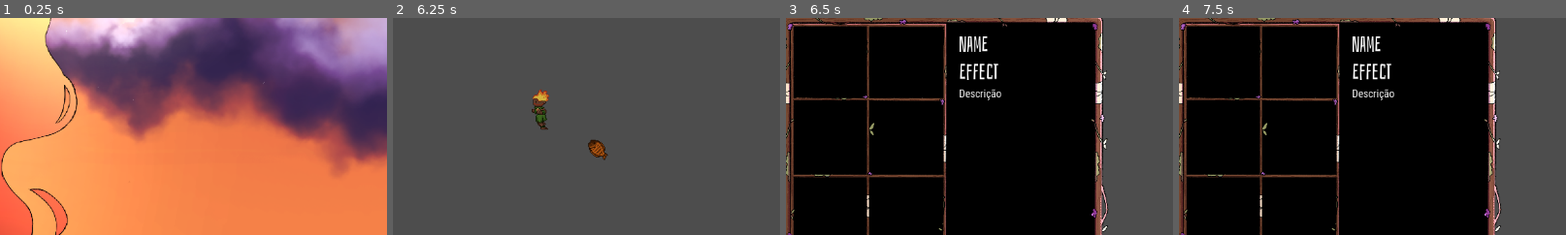
Above: before the commit, frames 1-4 (left to right).
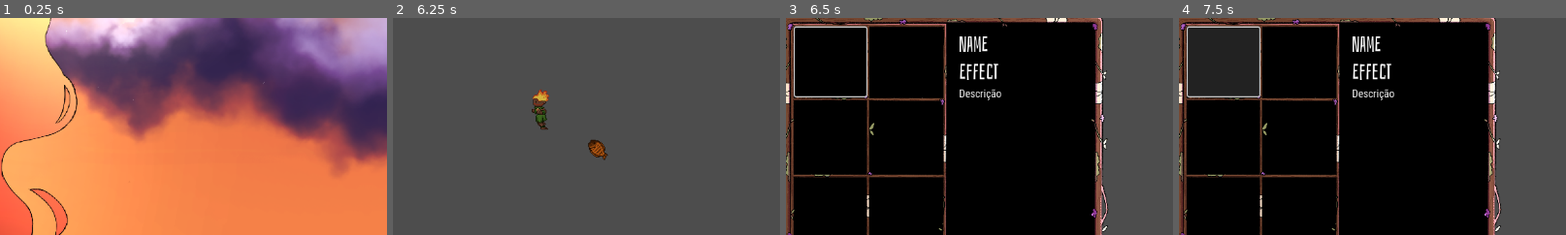
Above: after the commit, the same moments.

Repository: carolinalimaal/tekoha
Game: Godot game, scene res://UI/main_menu/main_menu.tscn
The game is run twice, just before and just after one commit, with the same random seed, the same clock (stepped at 60 frames per second) and the same inputs.
Inputs (mouse positions are % of the whole screen's width and height, from its top left):
- Up to frame 1 (0.25 s): no input
- Up to frame 2 (6.25 s): click "Novo Jogo" at 0.5 s; click "Novo Jogo" at 1.25 s; click "Carregar Jogo" at 2 s; tap Enter at 2.75 s; move the mouse to (72, 45) at 2.77 s; hold D (move_right) 2.78-3.53 s; click (72, 45) at 2.85 s; move the mouse to (30, 55) at 3.52 s; hold S (move_down) 3.53-4.28 s; tap R (interact) at 3.6 s; move the mouse to (60, 28) at 4.27 s; hold D (move_right) 4.28-5.03 s; right-click (60, 28) at 4.35 s; tap Space at 5 s; move the mouse to (45, 70) at 5.02 s; hold W (move_up) 5.03-5.78 s; click (45, 70) at 5.1 s; move the mouse to (80, 65) at 5.77 s; hold A (move_left) from 5.78 s (still down); hold R (interact) from 5.78 s (still down)
- Up to frame 3 (6.5 s): keep holding A (move_left); keep holding R (interact); tap E (inventory) at 6.4 s
- Up to frame 4 (7.5 s): move the mouse to (20, 35) at 6.52 s; release R (interact) at 6.53 s; right-click (20, 35) at 6.6 s; release A (move_left) at 7.25 s; click (35, 39) at 7.27 s
The pictures show only the part of the screen within x 30-80%, y 29-79%; the shares and areas given below are measured in that part.

Frames 1-2 are identical in both runs. In frame 3, 0.6% of the frame differs, in the area x 2-22%, y 3-37%; in frame 4, 6.3%.
Error before the commit: Invalid access to property or key 'slot_clicked' on a base object of type 'Control (InventorySlotUI)'. (res://UI/inventory/inventory_ui.gd:36)
Error after the commit: Invalid access to property or key 'pressed' on a base object of type 'null instance'. (res://UI/inventory/inventory_slot_ui.gd:25)

Commit message:
refactor: remoção do OptionsMenu

Diff:
--- a/tekoha/UI/inventory/inventory_slot_ui.tscn
+++ b/tekoha/UI/inventory/inventory_slot_ui.tscn
@@ -1,7 +1,11 @@
-[gd_scene load_steps=3 format=3 uid="uid://b3cbxargqp6kv"]
+[gd_scene load_steps=5 format=3 uid="uid://b3cbxargqp6kv"]
 
 [ext_resource type="Theme" uid="uid://b71bgholxna22" path="res://UI/tekoha_theme.tres" id="1_eou6k"]
 [ext_resource type="Script" uid="uid://b8ktkive2vulr" path="res://UI/inventory/inventory_slot_ui.gd" id="2_x4wo6"]
+
+[sub_resource type="StyleBoxEmpty" id="StyleBoxEmpty_x4wo6"]
+
+[sub_resource type="StyleBoxEmpty" id="StyleBoxEmpty_2pmw2"]
 
 [node name="InventorySlotUI" type="Control"]
 custom_minimum_size = Vector2(106, 102)
@@ -34,7 +38,6 @@
 stretch_mode = 5
 
 [node name="ItemButton" type="Button" parent="."]
-modulate = Color(1, 1, 1, 0)
 custom_minimum_size = Vector2(106, 102)
 layout_mode = 1
 anchors_preset = 15
@@ -42,30 +45,5 @@
 anchor_bottom = 1.0
 grow_horizontal = 2
 grow_vertical = 2
-
-[node name="OptionsMenu" type="Panel" parent="."]
-z_index = 15
-custom_minimum_size = Vector2(100, 60)
-layout_mode = 0
-offset_right = 40.0
-offset_bottom = 40.0
-
-[node name="VBoxContainer" type="VBoxContainer" parent="OptionsMenu"]
-custom_minimum_size = Vector2(100, 60)
-layout_mode = 1
-anchors_preset = 15
-anchor_right = 1.0
-anchor_bottom = 1.0
-grow_horizontal = 2
-grow_vertical = 2
-alignment = 1
-
-[node name="UseButton" type="Button" parent="OptionsMenu/VBoxContainer"]
-layout_mode = 2
-theme_override_font_sizes/font_size = 24
-text = "Usar"
-
-[node name="CancelButton" type="Button" parent="OptionsMenu/VBoxContainer"]
-layout_mode = 2
-theme_override_font_sizes/font_size = 24
-text = "Cancelar"
+theme_override_styles/normal = SubResource("StyleBoxEmpty_x4wo6")
+theme_override_styles/disabled = SubResource("StyleBoxEmpty_2pmw2")
